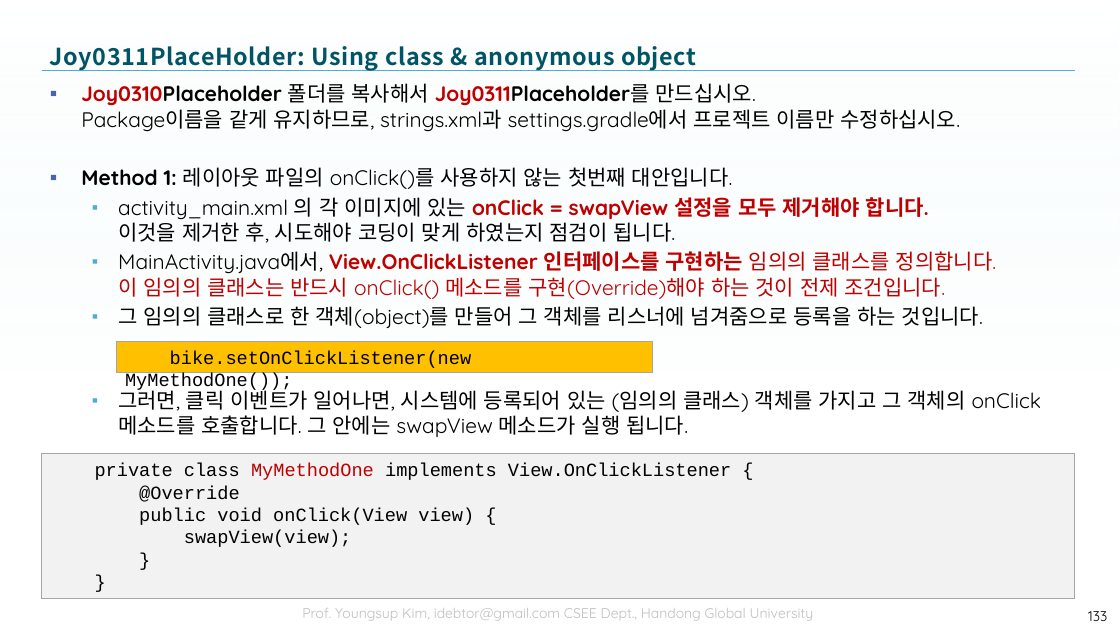
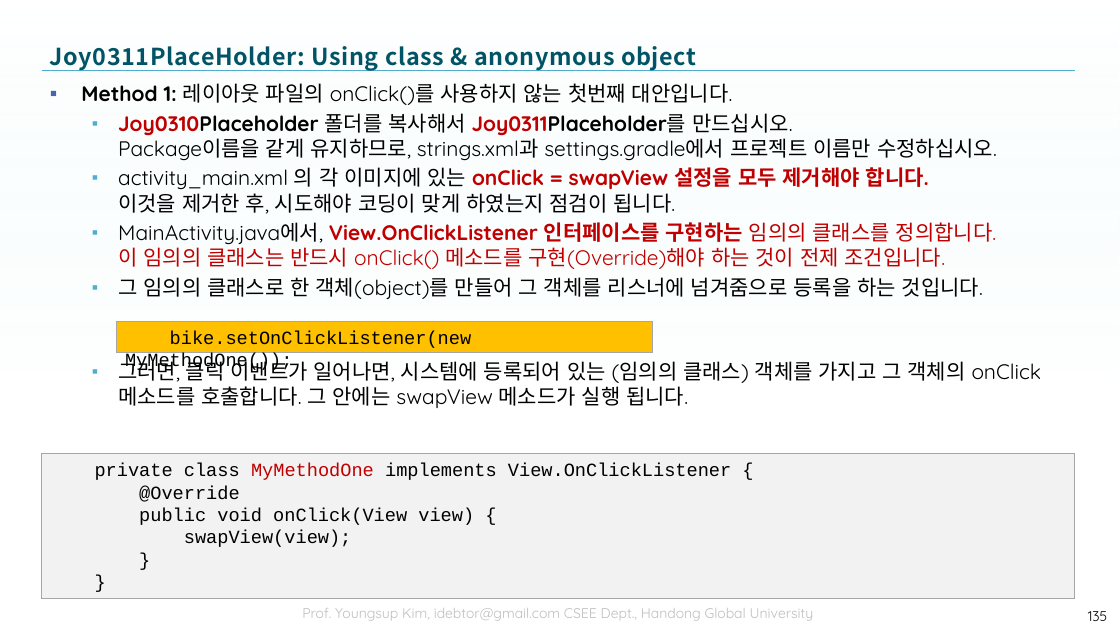
Before and after one commit to tae7841/HuStarAS, a slide deck: slide 135 of ppts/03Widget.pptx (slide 133 before the commit). Drawn at 1120x630 pixels with LibreOffice and Linux fonts; fonts in the diff are those of the drawing; background and template pictures are left out. Boxes give left, top, right and bottom in pixels: in the first picture for what was removed or moved away, otherwise in the second. Text is boxed around its words. In the diff, an @@ line names an element or a change of style, - is before the commit and + after.

```diff
--- a/ppts/03Widget.pptx
+++ b/ppts/03Widget.pptx
@@ text at bbox=[81, 83, 732, 105]: paragraph added @@
+▪ Method 1: 레이아웃 파일의 onClick()를 사용하지 않는 첫번째 대안입니다.
@@ text at bbox=[118, 113, 997, 161]: list level 1 to 2 in "Joy0310Placeholder 폴더를 복사해서 Joy0311Placeholder를 만드십시오. ..."; bullet colour #4764B0 to #4FADD1 @@
@@ text at bbox=[81, 167, 732, 189]: paragraph removed @@
-▪ Method 1: 레이아웃 파일의 onClick()를 사용하지 않는 첫번째 대안입니다.
@@ rectangle "bike.setOnClickListener(new MyMethodOne());": place and size @@
-rectangle "bike.setOnClickListener(new MyMethodOne());" at bbox=[117, 341, 653, 372]
+rectangle "bike.setOnClickListener(new MyMethodOne());" at bbox=[117, 322, 653, 353]
@@ page number at bbox=[1088, 611, 1108, 621]: text changed @@
-133
+135
```
Also in this commit, not shown: 6 other slides changed, 2 slides added, 3 slides removed.
